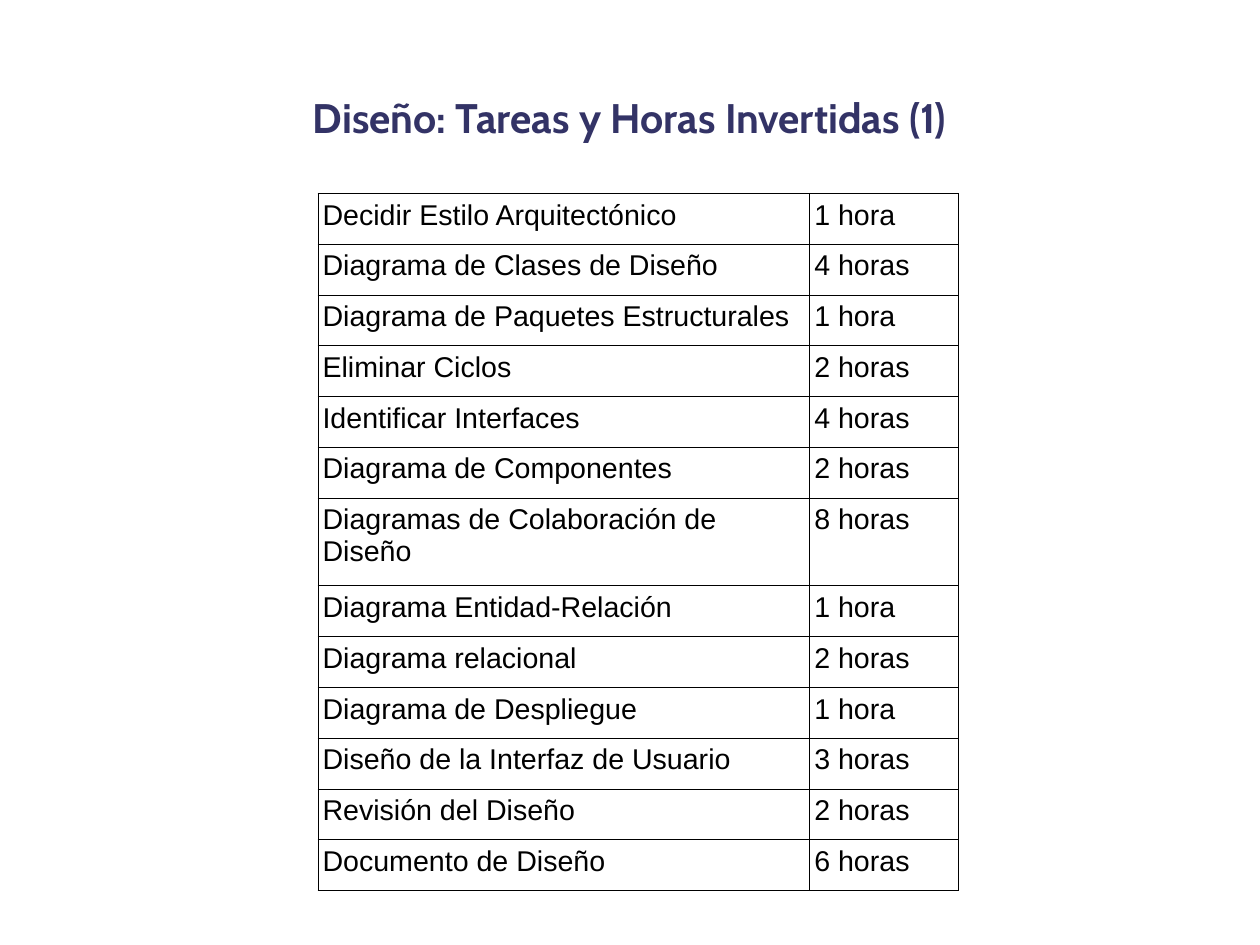
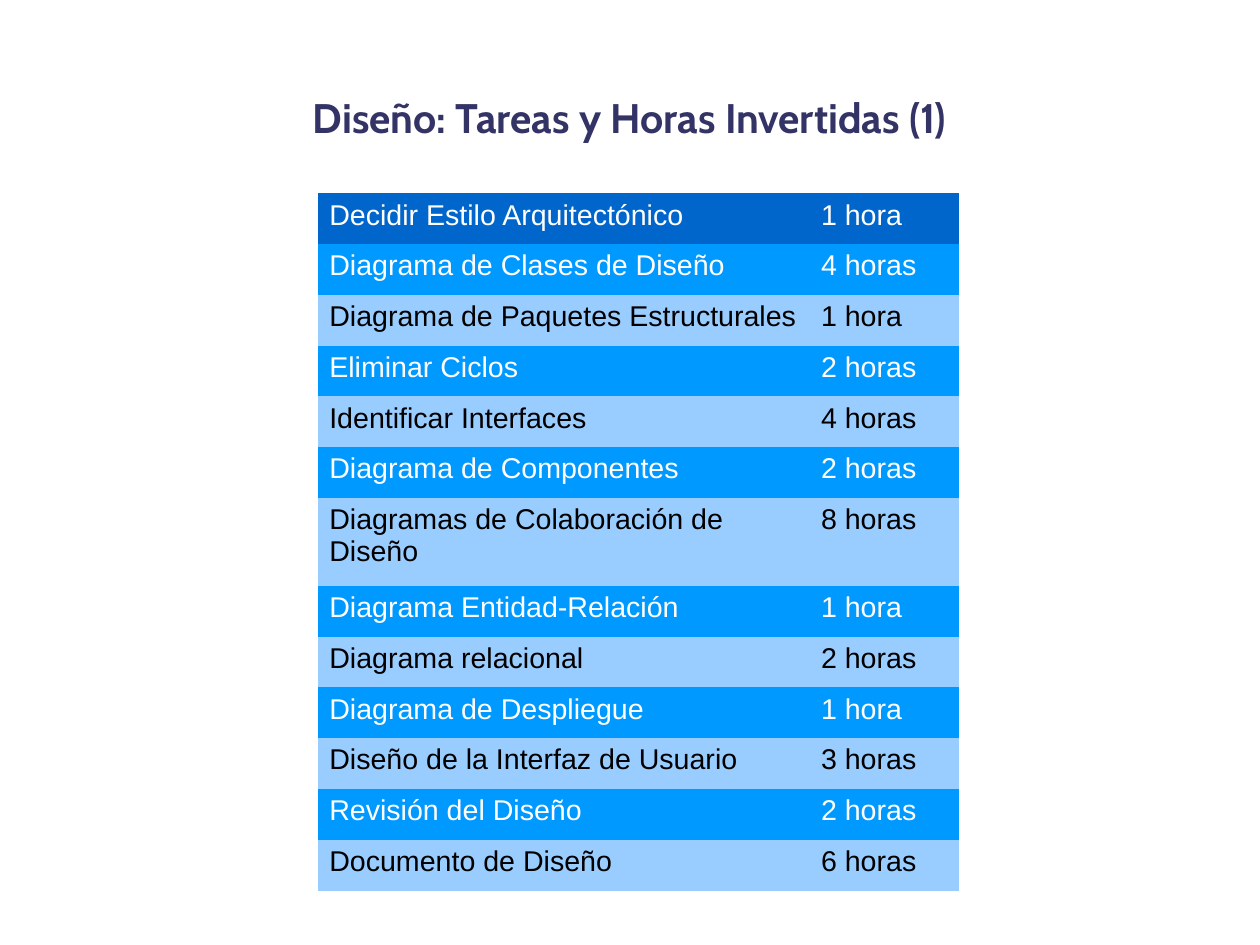
Before and after one commit to danoco78/touchteam, a slide deck: slide 13 of 1_iteracion/Planificación/Presentacion.odp. Drawn at 1260x945 pixels with LibreOffice and Linux fonts; fonts in the diff are those of the drawing; background and template pictures are left out. Boxes give left, top, right and bottom in pixels: in the first picture for what was removed or moved away, otherwise in the second. Text is boxed around its words. In the diff, an @@ line names an element or a change of style, - is before the commit and + after.

```diff
--- a/1_iteracion/Planificación/Presentacion.odp
+++ b/1_iteracion/Planificación/Presentacion.odp
@@ table at [318, 193, 958, 891] @@
@@ fill none to #0066CC in row 1 @@
@@ fill none to #0099FF in 12 cells @@
@@ fill none to #99CCFF in 12 cells @@
@@ text colour #000000 to #FFFFFF in "Decidir Estilo Arquitectónico", "1 hora", "Diagrama de Clases de Diseño", "4 horas" and 10 more places @@
@@ borders changed @@
```
Also in this commit, not shown: 4 other slides changed, 16 slides added, 1 slide removed.
